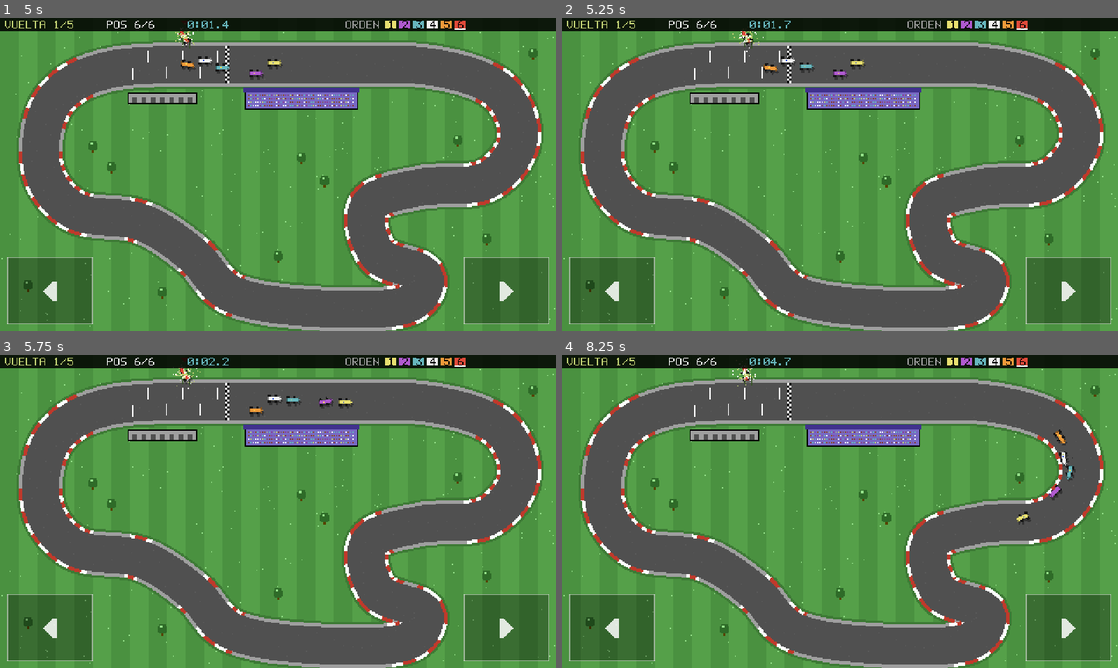
Above: before the commit, frames 1-4 (two rows, left to right).
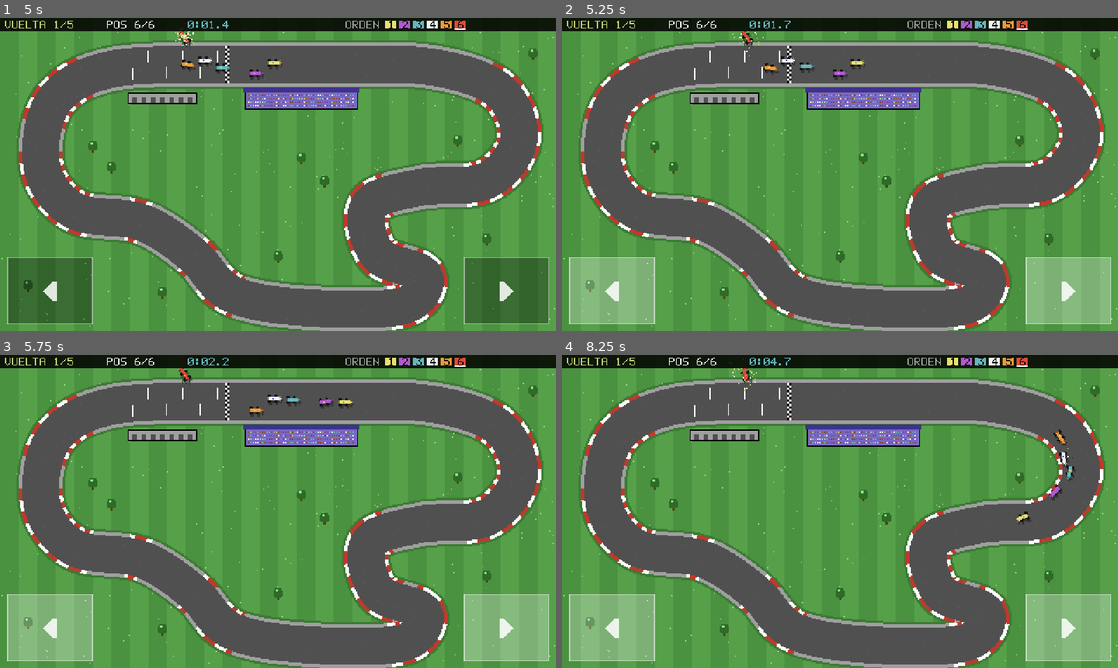
Above: after the commit, the same moments.

Repository: gmatiascr62/Mini_Racing
Game: Godot game, scene res://scenes/menu.tscn
Two runs of this game, one before a commit and one after it. Both use one fixed random seed, a clock stepped at 60 frames per second and the inputs below.
Inputs (mouse positions are in pixels of both pictures, inside the frame that each line leads up to):
- Up to frame 1 (5 s): tap Enter at 0.5, 2 s; move the mouse to (400, 158) at 0.52 s; hold Right 0.53-1.25 s; tap 0 at 0.6, 3.6 s; click (400, 158) at 0.67 s; tap Space at 1.25 s; drag from (166, 190) to (250, 237) at 1.27 s; move the mouse to (333, 105) at 2.02 s; hold Right 2.03-2.75 s; tap Backspace at 2.1 s; drag from (250, 237) to (111, 127) at 2.77 s; move the mouse to (444, 221) at 3.52 s; hold Left 3.53-4.25 s; drag from (111, 127) to (194, 96) at 4.27 s
- Up to frame 2 (5.25 s): move the mouse to (867, 174) at 5.02 s; hold Down from 5.03 s (still down); tap Backspace at 5.1 s; click (867, 174) at 5.17 s
- Up to frame 3 (5.75 s): keep holding Down
- Up to frame 4 (8.25 s): release Down at 5.75 s; drag from (756, 433) to (728, 527) at 5.77 s; move the mouse to (962, 495) at 6.52 s; hold Right 6.53-7.25 s; tap 0 at 6.6 s; drag from (728, 527) to (812, 574) at 7.27 s; move the mouse to (895, 442) at 8.02 s; hold Down from 8.03 s (still down); tap Backspace at 8.1 s

Frame 1 is identical in both runs. In frame 2, 6.4% of the frame differs, in the area x 1-99%, y 4-98%; in frame 3, 6.4%; in frame 4, 6.5%, in the area x 1-99%, y 1-98%.

Commit message:
Add brake: press both steering buttons together
- Both buttons (or both arrow keys, or down / S) brake the car: full speed
  to almost stopped in about 1.3 s; releasing one button accelerates again
- Works offline and online: the client sends the brake flag with each
  input, the server applies it and the client predicts it
- Tests: brake decelerates, releasing accelerates, race step applies it

Co-Authored-By: Claude Opus 5.5 <noreply@anthropic.com>
Claude-Session: https://claude.ai/code/session_01SbH8MQ9P8zcaPRNqLMhUgo

Diff:
--- a/scripts/race.gd
+++ b/scripts/race.gd
@@ -117,6 +117,18 @@
 	return float(r) - float(l)
 
 
+## Both steering buttons (or both arrow keys, or down / S) = brake.
+func _brake_input() -> bool:
+	var l := Input.is_key_pressed(KEY_LEFT) or Input.is_key_pressed(KEY_A)
+	var r := Input.is_key_pressed(KEY_RIGHT) or Input.is_key_pressed(KEY_D)
+	for idx in touches:
+		if touches[idx] < 0:
+			l = true
+		elif touches[idx] > 0:
+			r = true
+	return (l and r) or Input.is_key_pressed(KEY_DOWN) or Input.is_key_pressed(KEY_S)
+
+
 func _side_for(p: Vector2) -> int:
 	if p.y < 20.0:
 		return 0
@@ -180,7 +192,7 @@
 	if online:
 		_online_tick()
 	else:
-		sim.step({my_id: _steer_input()})
+		sim.step({my_id: Vector2(_steer_input(), 1.0 if _brake_input() else 0.0)})
 		_handle_sim_events(sim.events)
 		_standings = sim.standings()
 		if sim.state == RaceSim.STATE_FINISHED and not show_results:
@@ -287,15 +299,17 @@
 	if Game.net.is_open() and sim.state == RaceSim.STATE_RACING and not me.finished and not show_results:
 		_seq += 1
 		var steer := _steer_input()
+		var brake := _brake_input()
 		if Game.autodrive:
 			sim.ai_drive(me, RaceSim.TICK)
 			steer = signf(me.steer) if absf(me.steer) > 0.3 else 0.0
-		_history.append([_seq, steer])
+		_history.append([_seq, steer, brake])
 		if _history.size() > 180:
 			_history.pop_front()
-		Game.net.send({"t": "in", "q": _seq, "s": steer})
+		Game.net.send({"t": "in", "q": _seq, "s": steer, "b": 1 if brake else 0})
 		if _predict:
 			me.steer = steer
+			me.brake = brake
 			me.throttle = 1.0
 			sim.step_car(me, RaceSim.TICK)
 	_render_offset *= 0.82
@@ -419,6 +433,7 @@
 			_history.pop_front()
 		for h in _history:
 			me.steer = h[1]
+			me.brake = h[2]
 			sim.step_car(me, RaceSim.TICK)
 		_render_offset = old_pos - me.pos
 		if _render_offset.length() > 24.0:
@@ -531,9 +546,10 @@
 
 func _draw_controls(ci: CanvasItem) -> void:
 	var s := _steer_input()
+	var braking := _brake_input()
 	for i in range(2):
 		var r := LEFT_BTN if i == 0 else RIGHT_BTN
-		var active := (s < 0.0 and i == 0) or (s > 0.0 and i == 1)
+		var active := braking or (s < 0.0 and i == 0) or (s > 0.0 and i == 1)
 		ci.draw_rect(r, Color(1, 1, 1, 0.28) if active else Color(0, 0, 0, 0.32))
 		ci.draw_rect(Rect2(r.position, Vector2(r.size.x, 1)), Color(1, 1, 1, 0.5))
 		ci.draw_rect(Rect2(r.position + Vector2(0, r.size.y - 1), Vector2(r.size.x, 1)), Color(1, 1, 1, 0.5))
--- a/scripts/race_sim.gd
+++ b/scripts/race_sim.gd
@@ -18,6 +18,9 @@
 const GRIP_ROAD := 225.0
 const GRIP_GRASS := 95.0
 const SKID_LAT := 13.0
+## Brake (both steering buttons pressed together): full speed to almost
+## stopped in a bit more than a second.
+const BRAKE_DECEL := 80.0
 const SKID_DRAG := 24.0
 ## Share of the sideways speed lost while sliding that the tyres turn back
 ## into forward speed (arcade drift: slides cost a little, not a lot).
@@ -109,6 +112,7 @@
 	var heading := 0.0
 	var steer := 0.0
 	var throttle := 1.0
+	var brake := false
 	var vmax := 100.0
 	## Cornering speed multiplier for computer drivers (difficulty level).
 	var corner_skill := 1.0
@@ -218,7 +222,14 @@
 	time += dt
 	for c in cars:
 		if c.human and not c.autopilot and not c.finished:
-			c.steer = clampf(float(inputs.get(c.id, 0.0)), -1.0, 1.0)
+			# Input: steer (-1..1) or Vector2(steer, brake).
+			var inp = inputs.get(c.id, 0.0)
+			if inp is Vector2:
+				c.steer = clampf(inp.x, -1.0, 1.0)
+				c.brake = inp.y > 0.5
+			else:
+				c.steer = clampf(float(inp), -1.0, 1.0)
+				c.brake = false
 			c.throttle = 1.0
 		else:
 			ai_drive(c, dt)
@@ -250,8 +261,10 @@
 	var right := Vector2(-dir.y, dir.x)
 	fwd = c.vel.dot(dir)
 	var lat := c.vel.dot(right)
-	# Engine (automatic throttle for humans) and drag.
-	if fwd < vmax:
+	# Engine (automatic throttle for humans), brake and drag.
+	if c.brake:
+		fwd = move_toward(fwd, 0.0, BRAKE_DECEL * dt)
+	elif fwd < vmax:
 		if c.throttle > 0.0:
 			var a := ACCEL * (1.0 - 0.55 * clampf(fwd / vmax, 0.0, 1.0)) * c.throttle
 			fwd = minf(fwd + a * dt, vmax)
@@ -338,6 +351,7 @@
 
 
 func ai_drive(c: Car, dt: float) -> void:
+	c.brake = false
 	var p: Dictionary = c.pers
 	var dir := c.forward()
 	var right := Vector2(-dir.y, dir.x)
--- a/scripts/server.gd
+++ b/scripts/server.gd
@@ -17,6 +17,7 @@
 	var slot := -1
 	var inputs: Array = []
 	var steer := 0.0
+	var brake := 0.0
 	var ack := 0
 	var again := false
 
@@ -166,7 +167,7 @@
 		"in":
 			if p.room_code == "" or p.inputs.size() >= MAX_INPUT_QUEUE:
 				return
-			p.inputs.append([int(msg.get("q", 0)), clampf(float(msg.get("s", 0.0)), -1.0, 1.0)])
+			p.inputs.append([int(msg.get("q", 0)), clampf(float(msg.get("s", 0.0)), -1.0, 1.0), 1.0 if int(msg.get("b", 0)) != 0 else 0.0])
 		"again":
 			if not rooms.has(p.room_code):
 				return
@@ -216,6 +217,7 @@
 		var p: Peer = peers[pid]
 		p.inputs.clear()
 		p.steer = 0.0
+		p.brake = 0.0
 		p.ack = 0
 		p.again = false
 		_send(p, {"t": "start", "code": room.code, "slot": slot, "car": RaceSim.human_car_id(slot), "names": all_names, "laps": room.laps, "track": room.track_id, "level": room.level})
@@ -246,9 +248,10 @@
 			var inp: Array = p.inputs.pop_front()
 			p.ack = inp[0]
 			p.steer = inp[1]
+			p.brake = inp[2]
 		elif sim.state != RaceSim.STATE_RACING:
 			p.inputs.clear()
-		inputs[RaceSim.human_car_id(slot)] = p.steer
+		inputs[RaceSim.human_car_id(slot)] = Vector2(p.steer, p.brake)
 	sim.step(inputs)
 	room.tick += 1
 	var crashes: Array = []
--- a/tests/run_tests.gd
+++ b/tests/run_tests.gd
@@ -42,6 +42,7 @@
 		test_offline_race(false)
 		test_offline_race(true)
 	test_levels()
+	test_brake()
 	# The online test races on the oval to cover track selection over the network.
 	track = Track.new("ovalo")
 	print("== online (server + 2 clients over WebSocket) ==")
@@ -188,6 +189,37 @@
 
 func ft(t: float) -> String:
 	return "%d:%04.1f" % [int(t) / 60, fmod(t, 60.0)]
+
+
+func test_brake() -> void:
+	print("== brake (both buttons) ==")
+	var t := Track.new("ovalo")
+	var sim := RaceSim.new(t)
+	sim.setup(RaceSim.make_specs(["J1"]), 5)
+	sim.state = RaceSim.STATE_RACING
+	var c: RaceSim.Car = sim.cars[2]
+	# Full speed at the start of the top straight.
+	c.pos = t.point_at(0.0)
+	c.heading = t.tangent_at(0.0).angle()
+	c.vel = Vector2.from_angle(c.heading) * RaceSim.VMAX
+	c.track_idx = -1
+	c.steer = 0.0
+	c.brake = true
+	for i in range(int(60 * 1.3)):
+		sim.step_car(c, RaceSim.TICK)
+	var v1 := c.speed()
+	c.brake = false
+	for i in range(60):
+		sim.step_car(c, RaceSim.TICK)
+	var v2 := c.speed()
+	check(v1 < 10.0, "braking from full speed almost stops the car in 1.3 s (%.0f px/s)" % v1)
+	check(v2 > v1 + 20.0, "releasing one button accelerates again (%.0f px/s)" % v2)
+	# The brake input reaches the car through the race step (offline and server).
+	var sim2 := RaceSim.new(t)
+	sim2.setup(RaceSim.make_specs(["J1"]), 5)
+	sim2.state = RaceSim.STATE_RACING
+	sim2.step({2: Vector2(0.0, 1.0)})
+	check(sim2.cars[2].brake, "race step applies the brake input")
 
 
 func test_levels() -> void:
Not shown, added: docs/callejero.png.import
Not shown, changed: README.md
